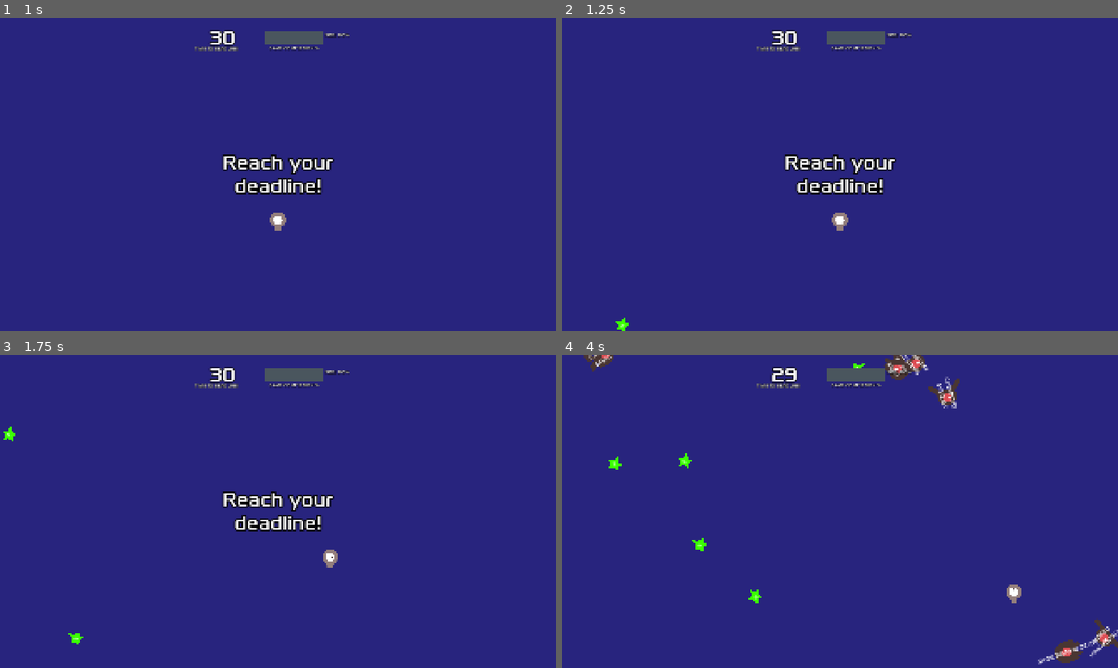
Above: before the commit, frames 1-4 (two rows, left to right).
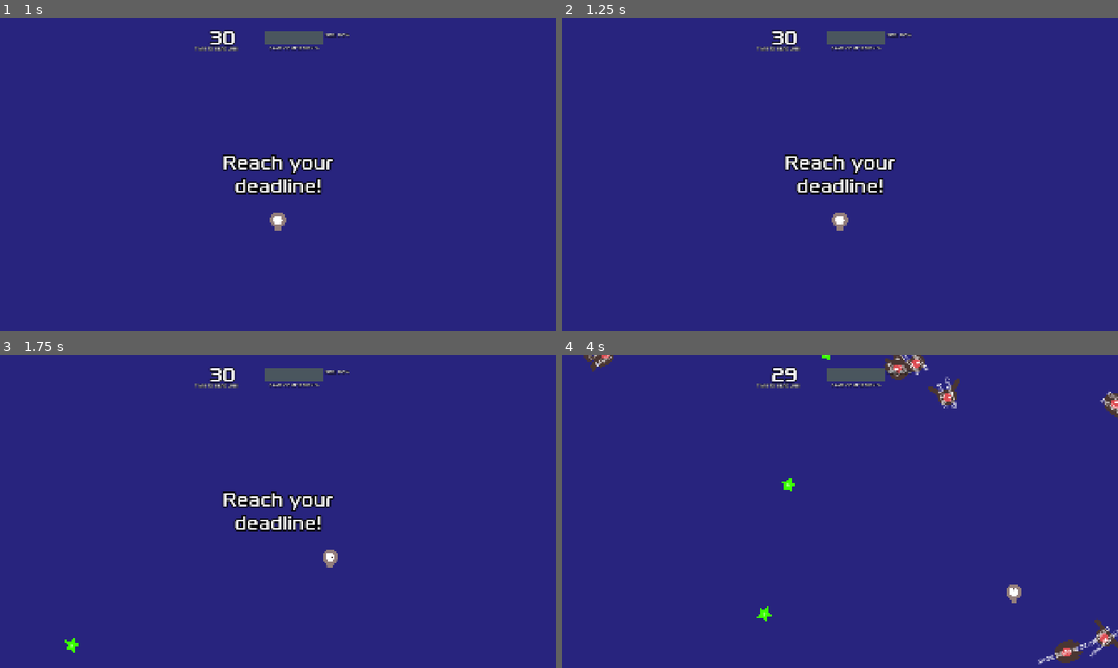
Above: after the commit, the same moments.

Repository: jorj-cedar/scope-creep
Game: Godot game, scene res://scenes/main.tscn
Two runs of this game, one before a commit and one after it. Both use one fixed random seed, a clock stepped at 60 frames per second and the inputs below.
Inputs:
- Up to frame 1 (1 s): click "Start" at 0.5 s
- Up to frame 2 (1.25 s): no input
- Up to frame 3 (1.75 s): hold Right (move_right) from 1.28 s (still down)
- Up to frame 4 (4 s): release Right (move_right) at 2.03 s; hold Down (move_down) 2.03-2.78 s; hold Right (move_right) 2.78-3.53 s; hold Up (move_up) from 3.53 s (still down)

Frame 1 is identical in both runs. In frame 2, less than 0.1% of the frame differs, in the area x 9-12%, y 95-100%; in frame 3, 0.1%; in frame 4, 0.6%, in the area x 8-100%, y 0-86%.

Commit message:
pickup juice

Diff:
--- a/scenes/main.tscn
+++ b/scenes/main.tscn
@@ -50,7 +50,6 @@
 one_shot = true
 
 [node name="PickupTimer" type="Timer" parent="."]
-wait_time = 0.5
 
 [node name="StartPosition" type="Marker2D" parent="."]
 position = Vector2(960, 704)
--- a/scripts/main.gd
+++ b/scripts/main.gd
@@ -123,7 +123,7 @@
 	direction += randf_range(-PI / 4, PI / 4)
 	pickup.rotation = direction
 
-	var velocity = Vector2(randf_range(150.0, 250.0,), 0.0)
+	var velocity = Vector2(randf_range(500.0, 700.0,), 0.0)
 
 	pickup.linear_velocity = velocity.rotated(direction)
 
